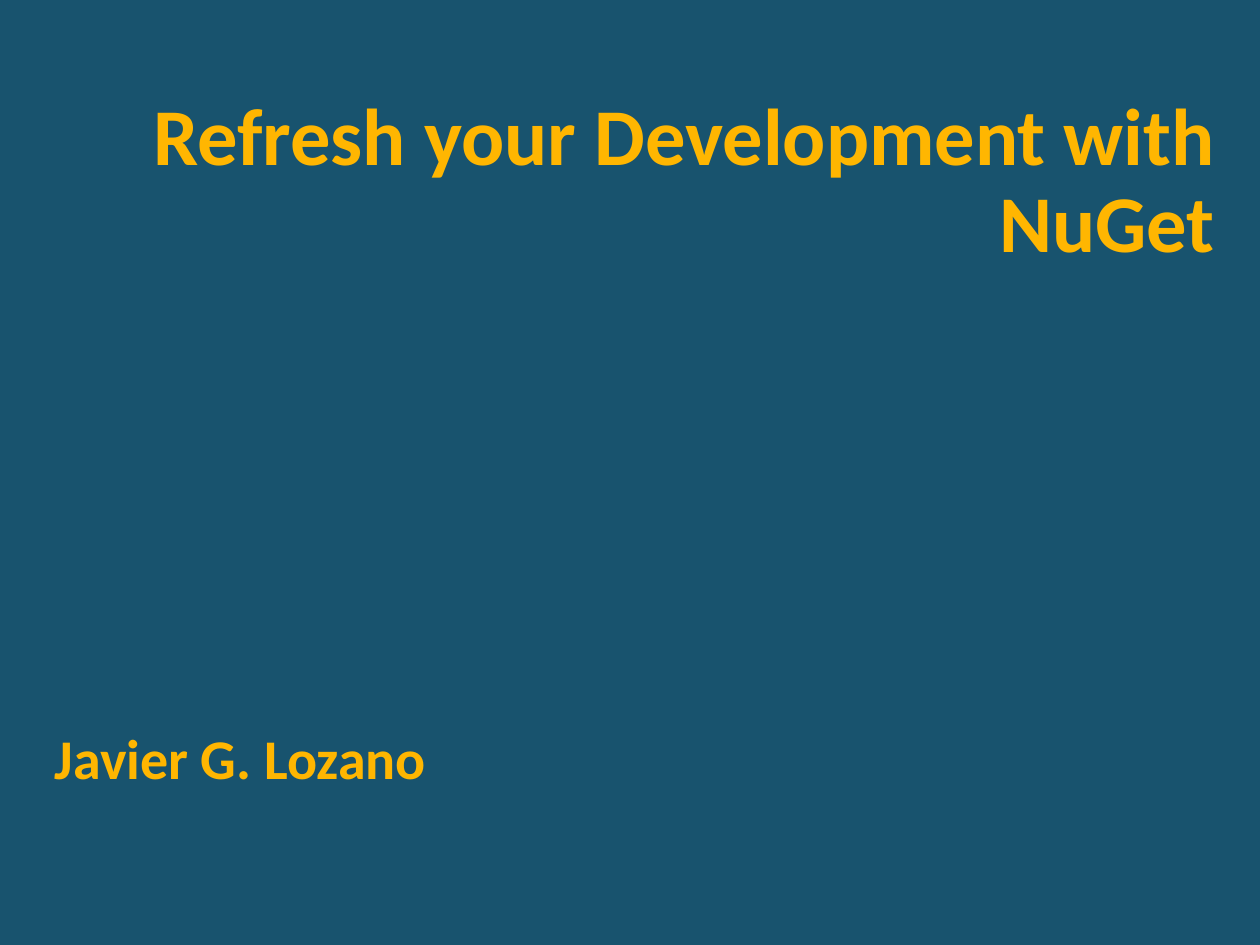
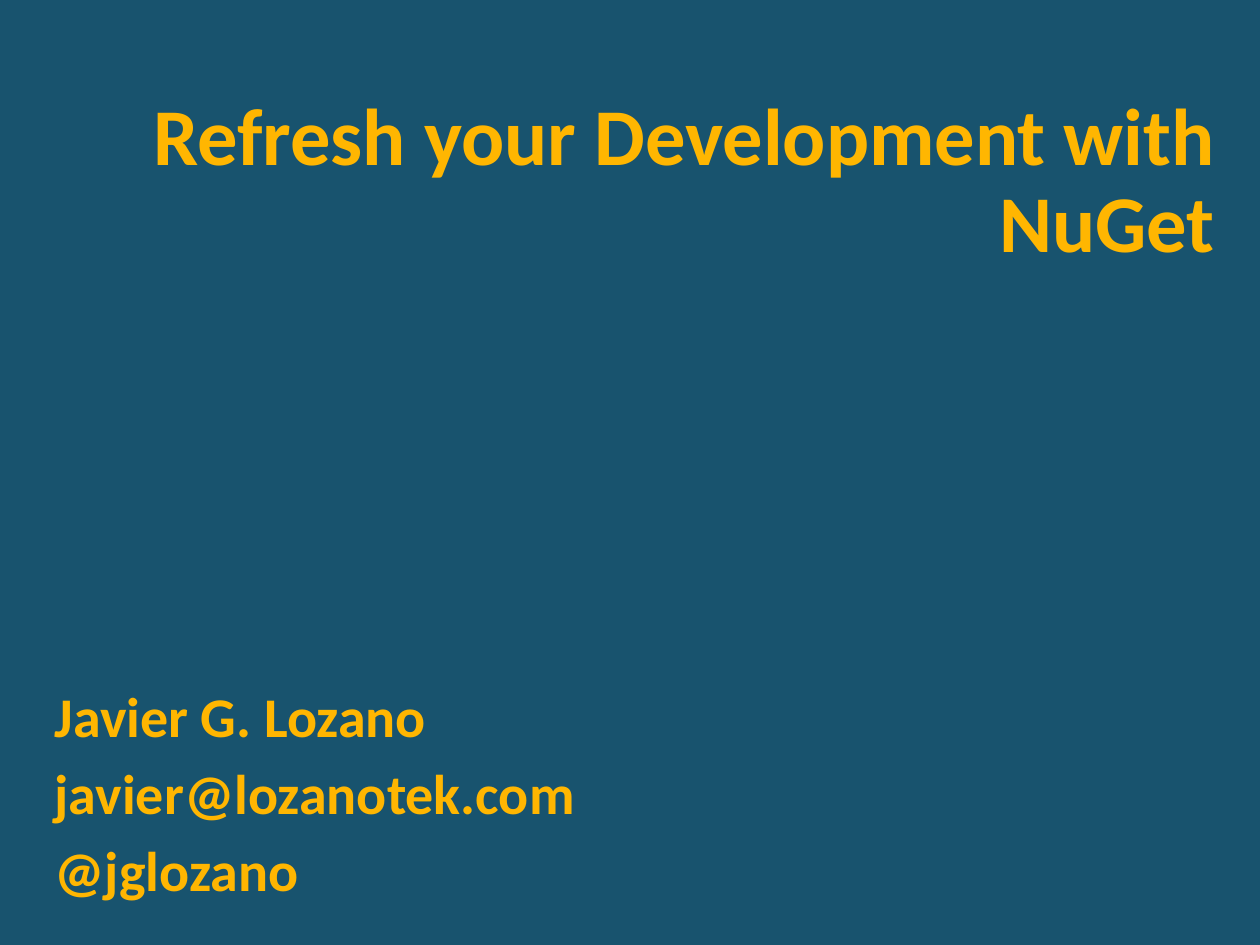
Before and after one commit to lozanotek/RefreshWithNuGet, a slide deck: slide 1 of slides/RefreshWithNuGet.pptx. Drawn at 1260x945 pixels with LibreOffice and Linux fonts; fonts in the diff are those of the drawing; background and template pictures are left out. Boxes give left, top, right and bottom in pixels: in the first picture for what was removed or moved away, otherwise in the second. Text is boxed around its words. In the diff, an @@ line names an element or a change of style, - is before the commit and + after.

```diff
--- a/slides/RefreshWithNuGet.pptx
+++ b/slides/RefreshWithNuGet.pptx
@@ subtitle "Javier G. Lozano": place and size @@
-subtitle "Javier G. Lozano" at bbox=[55, 739, 426, 780]
+subtitle "Javier G. Lozano" at bbox=[55, 697, 575, 901]
@@ subtitle at bbox=[55, 774, 575, 901]: paragraphs added @@
+javier@lozanotek.com
+@jglozano
```
Also in this commit, not shown: 4 other slides changed, 7 slides added, 2 slides removed.
